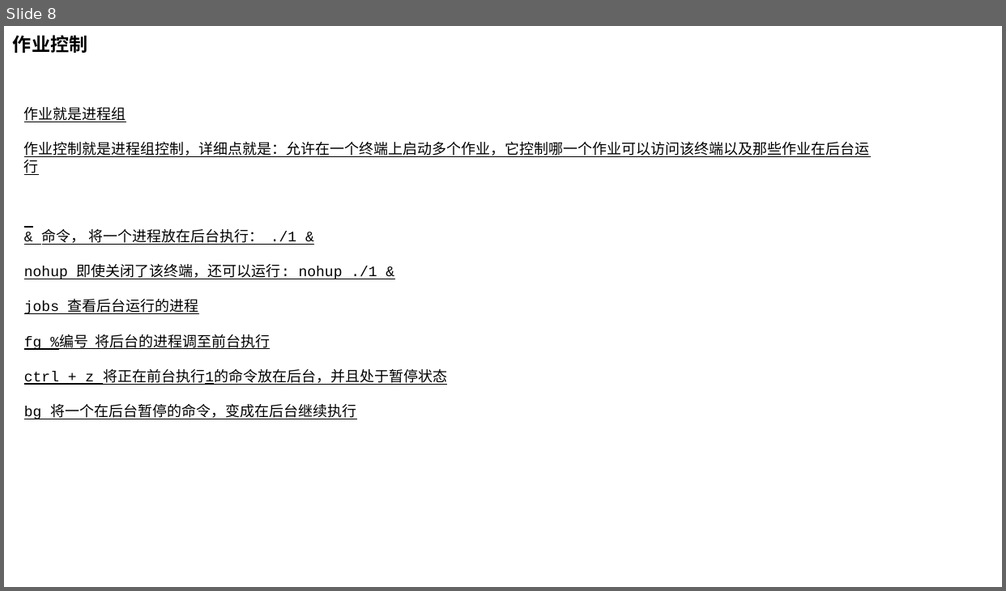
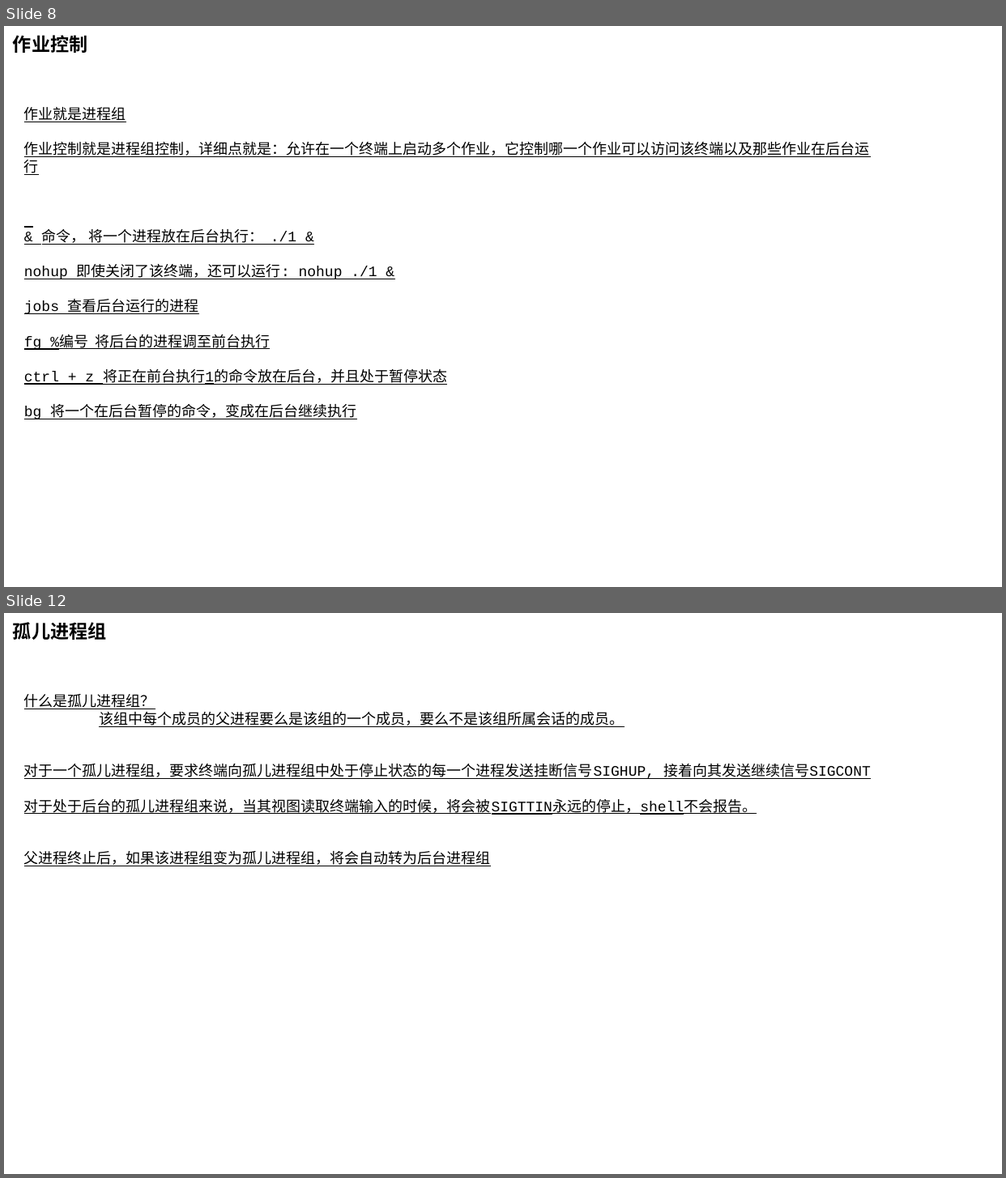
Before and after one commit to zhaosonggo/APUE, a slide deck: 进程关系.pptx. Shown one above the other, each under a label of ours: slide 8 before the commit, slides 8 and 12 after it; the slides between them are not shown. The pictures are 1006x591 and 1006x1178 pixels, drawn with LibreOffice and Linux fonts; fonts in the diff are those of the drawing. Boxes give left, top, right and bottom in pixels: in the first picture for what was removed or moved away, otherwise in the second. Text is boxed around its words. In the diff, an @@ line names an element or a change of style, - is before the commit and + after.

```diff
--- a/进程关系.pptx
+++ b/进程关系.pptx
@@ slide 12 added at (4,613,1002,1174), background #FFFFFF @@
@@ text added at (13,622,106,640), 18 pt, text #000000, bold @@
+孤儿进程组
@@ text added at (24,694,871,867), 14 pt, text #000000, underline @@
+什么是孤儿进程组？
+该组中每个成员的父进程要么是该组的一个成员，要么不是该组所属会话的成员。
+对于一个孤儿进程组，要求终端向孤儿进程组中处于停止状态的每一个进程发送挂断信号SIGHUP, 接着向其发送继续信号SIGCONT
+对于处于后台的孤儿进程组来说，当其视图读取终端输入的时候，将会被SIGTTIN永远的停止，shell不会报告。
+父进程终止后，如果该进程组变为孤儿进程组，将会自动转为后台进程组
```
Also in this commit, not shown: 2 slides changed, 3 other slides added, 1 other file.
